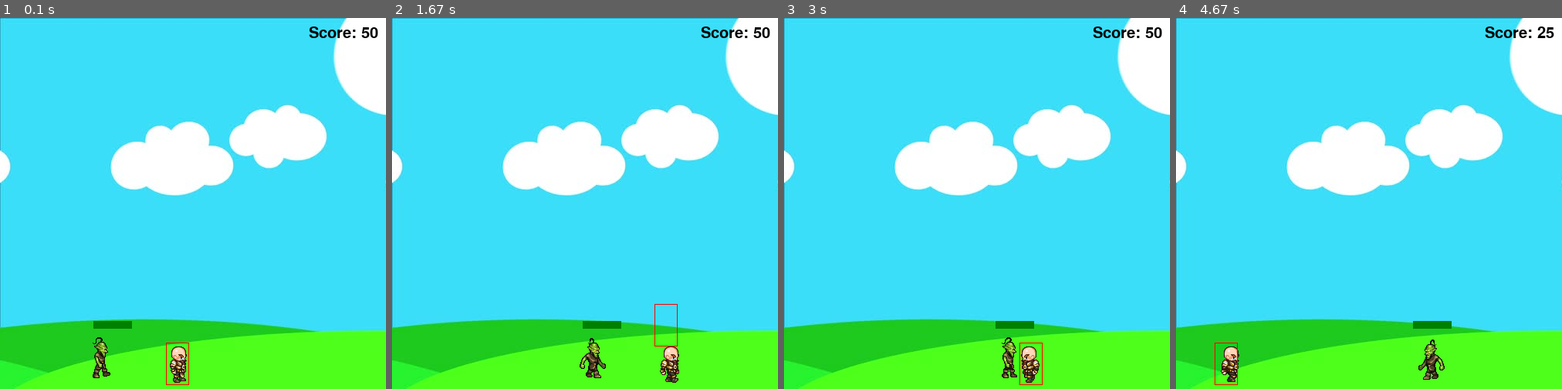
Above: before the commit, frames 1-4 (left to right).
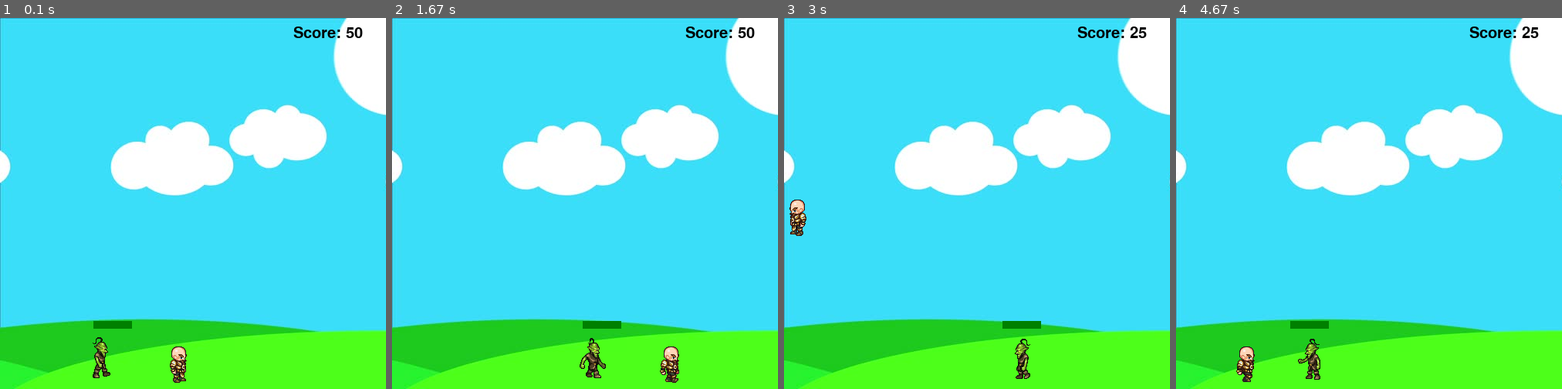
Above: after the commit, the same moments.

Repository: massgiu/PyGameApplication
Game: pygame game, started from src/Main.py
Two runs of this game, one before a commit and one after it. Both use one fixed random seed, a clock stepped at 60 frames per second and the inputs below.
Inputs:
- Up to frame 1 (0.1 s): no input
- Up to frame 2 (1.67 s): hold Right 0.33-0.8 s; hold Up 0.83-1.13 s; hold Right 1.17-1.63 s
- Up to frame 3 (3 s): hold Left 1.67-2.2 s; hold Left 2.23-2.63 s; hold Up from 2.67 s (still down)
- Up to frame 4 (4.67 s): release Up at 3.03 s; hold Right 3.07-3.7 s; hold Left 3.73-4.2 s; hold Right from 4.23 s (still down)

The runs differ from the first frame. In frame 1, 0.5% of the frame differs, in the area x 43-98%, y 2-99%; in frame 2, 0.5%; in frame 3, 1.6%; in frame 4, 2.2%, in the area x 10-98%, y 2-99%.

Commit message:
Fixed some bugs.

Diff:
--- a/src/AbstractCharacter.py
+++ b/src/AbstractCharacter.py
@@ -9,6 +9,7 @@
         self.width = width
         self.height = height
         self.walkCount = 0
+        self.visible = True
 
     @abstractmethod
     def draw(self,win):
--- a/src/Enemy.py
+++ b/src/Enemy.py
@@ -10,7 +10,6 @@
         self.path = [x, end]  # This will define where our enemy starts and finishes its walking.
         self.vel = Utils.enemyVel
         self.health = Utils.enemy_health
-        self.visible = True
         self.hitbox = (self.x + 15, self.y + 2, 30, 58)
 
     # This method manages images during enemy's movement
--- a/src/Main.py
+++ b/src/Main.py
@@ -37,10 +37,6 @@
         player.is_stopped()
     # Up and Down and jump
     if not (player.isJump):
-        # if keys[pygame.K_UP] and player.y > Utils.vel- Utils.charact_height/2:
-        #     player.y -= Utils.vel
-        # if keys[pygame.K_DOWN] and player.y < Utils.screen_height - Utils.charact_height:
-        #     player.y += Utils.vel
         if keys[pygame.K_UP]:
             player.start_jumping()
     # Player jumping
--- a/src/Player.py
+++ b/src/Player.py
@@ -14,55 +14,53 @@
         self.right = False
         self.left = False
         self.isWalking = False
-        self.jumpCount = Utils.initCount
+        self.jumpCount = Utils.init_count
         self.bullets = []
         self.shootLoop = 0
         self.score = 50
         self.hitbox = (self.x + 15, self.y + 10, 30, 55)
-        self.visible = True
 
     def draw(self, win):
-        if self.visible:
-            # move bullets at every cycle scan
-            self.move_bullets()
-            if self.walkCount + 1 >= Utils.clockTick:
-                self.walkCount = 0
-            # we need to select in the array walkLeft e walkRight, the index
-            if self.isWalking:
-                if self.left:  # facing left
-                    win.blit(Utils.walkLeft[self.walkCount // int(Utils.clockTick / len(Utils.img_list))],
-                             (self.x,
-                              self.y))  # We integer divide walkCount by a k(Utils.clockTick / len(Utils.img_list)) to ensure each
-                    # image is shown k times every animation
-                elif self.right:  # facing right
-                    win.blit(Utils.walkRight[self.walkCount // int(Utils.clockTick / len(Utils.img_list))],
-                             (self.x, self.y))
-                self.walkCount += 1
-            # if it's not walking, loads first image
-            else:
-                if self.left:  # if is turned on left
-                    win.blit(Utils.walkLeft[0], (self.x, self.y))  # If the character is standing still
-                else:  # if is turned on right
-                    win.blit(Utils.walkRight[0], (self.x, self.y))
-            pygame.draw.rect(win, (255, 0, 0), self.hitbox, 1) #-1 no lines, 0 fill, 1 thin line
-            # bullets
-            if self.shootLoop < Utils.numMaxBullet // 2:
-                self.shootLoop += 1
-            else:
-                self.shootLoop = 0
-            for bullet in self.bullets:
-                bullet.draw(win)
-            # enemy display score
-            font = pygame.font.SysFont("comicsans", 30, False)  # True means bold
-            text = font.render("Score: " + str(self.score), 1, (0, 0, 0))  # Arguments are: text, anti-aliasing, color
-            # update hitbox
-            self.hitbox = (self.x + 15, self.y + 10, 30, 55)
-            # player display score
-            # font1 = pygame.font.SysFont('comicsans', 100)
-            # text = font1.render('-5', 1, (255, 0, 0))
-            # win.blit(text, (250 - (text.get_width() / 2), 200))
-            win.blit(text, (Utils.screen_width - 100, 10))
-            pygame.display.update()
+        # move bullets at every cycle scan
+        self.move_bullets()
+        if self.walkCount + 1 >= Utils.clockTick:
+            self.walkCount = 0
+        # we need to select in the array walkLeft e walkRight, the index
+        if self.isWalking:
+            if self.left:  # facing left
+                win.blit(Utils.walkLeft[self.walkCount // int(Utils.clockTick / len(Utils.img_list))],
+                         (self.x,
+                          self.y))  # We integer divide walkCount by a k(Utils.clockTick / len(Utils.img_list)) to ensure each
+                # image is shown k times every animation
+            elif self.right:  # facing right
+                win.blit(Utils.walkRight[self.walkCount // int(Utils.clockTick / len(Utils.img_list))],
+                         (self.x, self.y))
+            self.walkCount += 1
+        # if it's not walking, loads first image
+        else:
+            if self.left:  # if is turned on left
+                win.blit(Utils.walkLeft[0], (self.x, self.y))  # If the character is standing still
+            else:  # if is turned on right
+                win.blit(Utils.walkRight[0], (self.x, self.y))
+        pygame.draw.rect(win, (255, 0, 0), self.hitbox, -   1) #-1 no lines, 0 fill, 1 thin line
+        # bullets
+        if self.shootLoop < Utils.numMaxBullet // 2:
+            self.shootLoop += 1
+        else:
+            self.shootLoop = 0
+        for bullet in self.bullets:
+            bullet.draw(win)
+        # enemy display score
+        font = pygame.font.SysFont("comicsans", 30, False)  # True means bold
+        text = font.render("Score: " + str(self.score), 1, (0, 0, 0))  # Arguments are: text, anti-aliasing, color
+        # update hitbox
+        self.hitbox = (self.x + 15, self.y + 10, 30, 55)
+        # player display score
+        # font1 = pygame.font.SysFont('comicsans', 100)
+        # text = font1.render('-5', 1, (255, 0, 0))
+        # win.blit(text, (250 - (text.get_width() / 2), 200))
+        win.blit(text, (Utils.screen_width - 120, 10))
+        pygame.display.update()
 
     def go_left(self):
         if self.x > self.vel - self.width / 2:
@@ -97,12 +95,11 @@
             alfa = -1
         self.y -= alfa * (self.jumpCount ** 2) * 0.5
         self.jumpCount -= 1
-        if self.jumpCount < -Utils.initCount:
+        if self.jumpCount < -Utils.init_count:
             self.isJump = False
-            self.jumpCount = Utils.initCount
+            self.jumpCount = Utils.init_count
 
     def fire_bullets(self, enemy):
-        self.enemy = enemy
         if self.shootLoop == 0:
             facing = -1 if self.left else 1
             if len(self.bullets) < Utils.numMaxBullet:  # it fires until numMax bullets
@@ -120,14 +117,14 @@
             if (bullet.y - bullet.radius < self.enemy.hitbox[1] + self.enemy.hitbox[3]) and \
                     (bullet.y + bullet.radius > self.enemy.hitbox[1]):  # Checks x coords
                 if (bullet.x + bullet.radius > self.enemy.hitbox[0]) and (
-                        bullet.x - bullet.radius < self.enemy.hitbox[0] + \
-                        self.enemy.hitbox[2]):  # Checks y coords
+                        bullet.x - bullet.radius < self.enemy.hitbox[0] + self.enemy.hitbox[2]):  # Checks y coords
                     self.score += 1
                     self.enemy.hit()
                     self.bullets.pop(self.bullets.index(bullet))  # removes bullet from bullet list
 
+    #This metodh decrements score if goblin hits player
     def check_hit(self,enemy):
-        if self.hitbox[1] < self.hitbox[1] + enemy.hitbox[3] and self.hitbox[1] + self.hitbox[3] > enemy.hitbox[1]:
+        if enemy.visible and self.hitbox[1] < self.hitbox[1] + enemy.hitbox[3] and self.hitbox[1] + self.hitbox[3] > enemy.hitbox[1]:
             if self.hitbox[0] + self.hitbox[2] > enemy.hitbox[0] and self.hitbox[0] < enemy.hitbox[0] + \
                     enemy.hitbox[2]:
                 self.hit()
@@ -135,22 +132,24 @@
     def hit(self):
         self.score -= 25
         if self.score>0:
-            self.x = 0  # We are resetting the player position
+            # reset the player position
+            self.x = 0
             self.y = Utils.init_pos_y
+            self.isJump = False
+            self.jumpCount = Utils.init_count
             self.walkCount = 0
             pygame.display.update()
-            i = 0
-            while i < 200:
-                pygame.time.delay(10)
-                i += 1
-                #This code gives opportunity to exit during pause
-                for event in pygame.event.get():
-                    if event.type == pygame.QUIT:
-                        i = 301
-                        pygame.quit()
+            # i = 0
+            # while i < 200:
+            #     pygame.time.delay(10)
+            #     i += 1
+            #     #This code gives opportunity to exit during pause
+            #     for event in pygame.event.get():
+            #         if event.type == pygame.QUIT:
+            #             i = 301
+            #             pygame.quit()
 
             # After we are hit we are going to display a message to the screen for
             # a certain period of time
         else:
-            self.visible = False
             pygame.display.update()
--- a/src/Utils.py
+++ b/src/Utils.py
@@ -12,7 +12,7 @@
     charact_height = 60
     enemy_width = 64
     enemy_height = 64
-    initCount = 10
+    init_count = 10
     vel = 5
     enemyVel = 3
     numMaxBullet = 5
